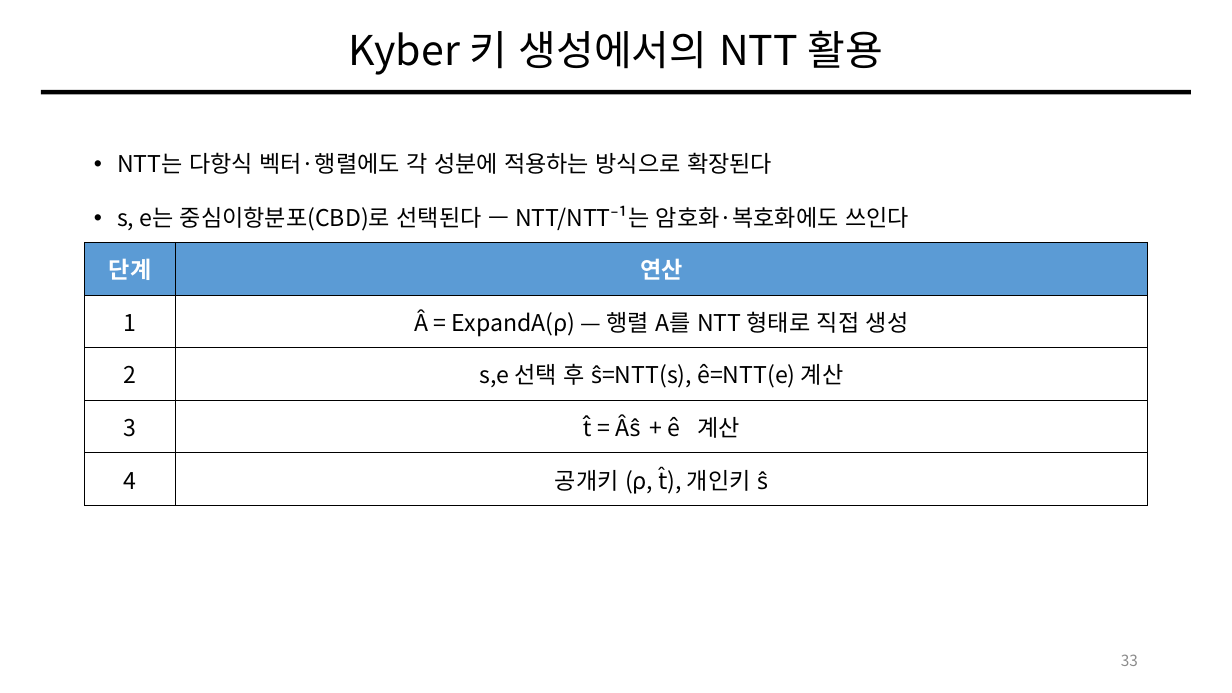
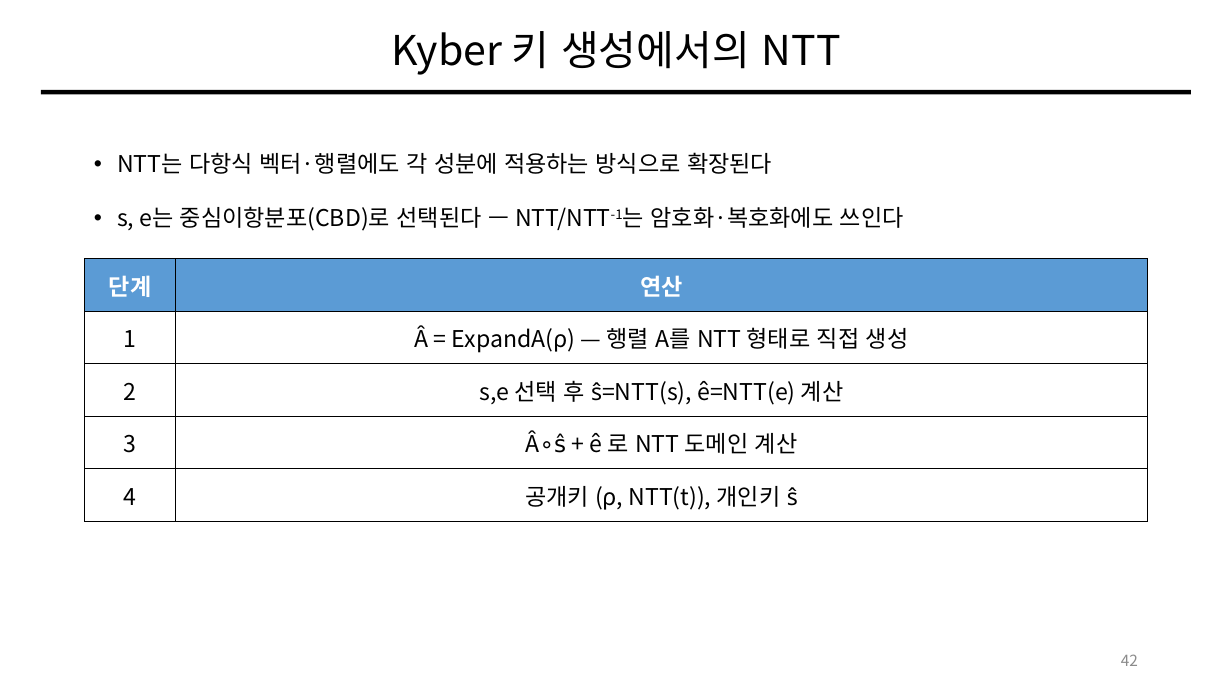
Before and after one commit to giyuubin/PQC, a slide deck: slide 42 of presentation/0828_13_Number-Theoretic-Transform.pptx (slide 33 before the commit). Drawn at 1232x693 pixels with LibreOffice and Linux fonts; fonts in the diff are those of the drawing. Boxes give left, top, right and bottom in pixels: in the first picture for what was removed or moved away, otherwise in the second. Text is boxed around its words. In the diff, an @@ line names an element or a change of style, - is before the commit and + after.

```diff
--- a/presentation/0828_13_Number-Theoretic-Transform.pptx
+++ b/presentation/0828_13_Number-Theoretic-Transform.pptx
@@ title at (391, 31, 841, 75): text changed @@
-Kyber 키 생성에서의 NTT 활용
+Kyber 키 생성에서의 NTT
@@ text at (117, 206, 904, 231): text changed @@
-• s, e는 중심이항분포(CBD)로 선택된다 — NTT/NTT⁻¹는 암호화·복호화에도 쓰인다
+• s, e는 중심이항분포(CBD)로 선택된다 — NTT/NTT-1는 암호화·복호화에도 쓰인다
@@ table at (85, 259, 1148, 521) @@
-row 4, column 2: t̂ = Â∘ŝ + ê 계산
+row 4, column 2: Â∘ŝ + ê 로 NTT 도메인 계산
-row 5, column 2: 공개키 (ρ, t̂), 개인키 ŝ
+row 5, column 2: 공개키 (ρ, NTT(t)), 개인키 ŝ
@@ table: place and size @@
-table at (85, 242, 1148, 505)
+table at (85, 259, 1148, 521)
@@ page number at (1121, 654, 1138, 666): text changed @@
-33
+42
```
Also in this commit, not shown: 32 other slides changed, 9 slides added.
